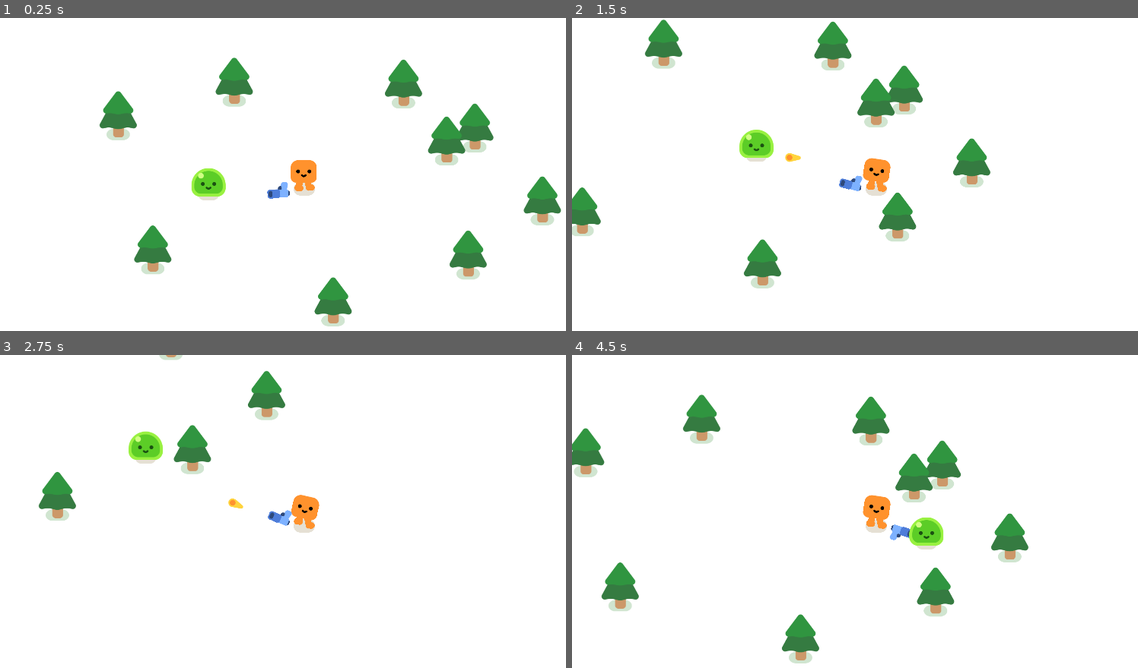
Above: before the commit, frames 1-4 (two rows, left to right).
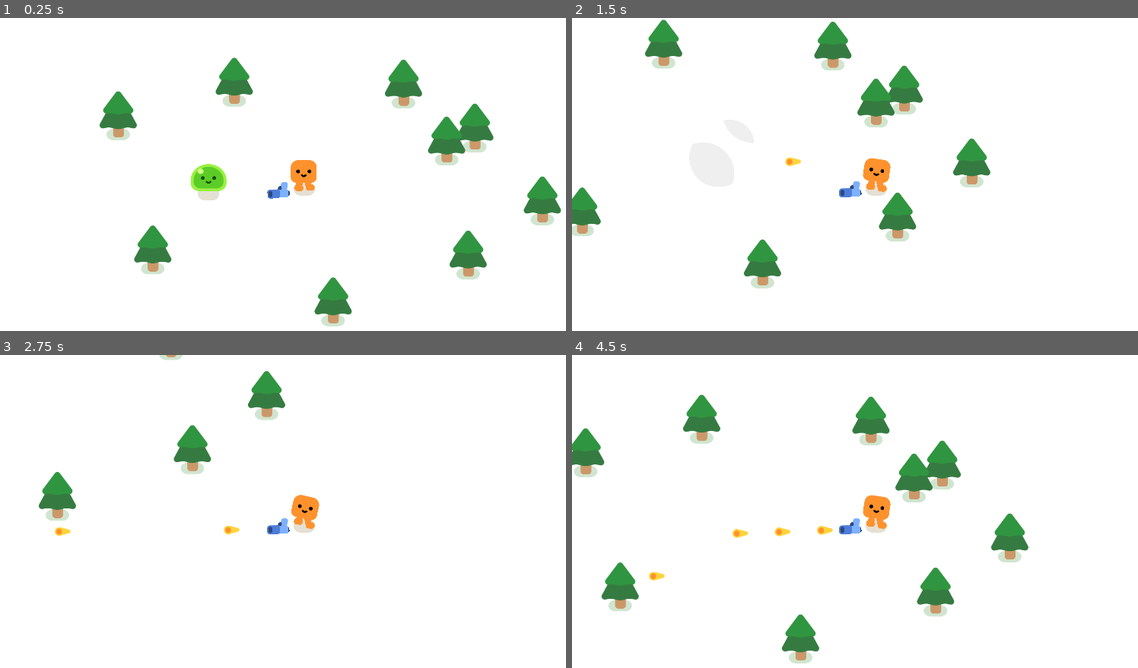
Above: after the commit, the same moments.

Repository: eapzzz/Vampire-Survivors-Like
Game: Godot game, scene res://survivors_game.tscn
Same seed, same stepped clock (60 frames per second), same inputs: the game is played once before the commit and once after it.
Inputs:
- Up to frame 1 (0.25 s): no input
- Up to frame 2 (1.5 s): hold D (move_right) 0.53-1.28 s; hold S (move_down) from 1.28 s (still down)
- Up to frame 3 (2.75 s): release S (move_down) at 2.03 s; hold D (move_right) from 2.03 s (still down)
- Up to frame 4 (4.5 s): release D (move_right) at 2.78 s; hold W (move_up) 2.78-3.53 s; hold A (move_left) from 3.53 s (still down)

The runs differ from the first frame. In frame 1, 0.4% of the frame differs, in the area x 33-41%, y 46-58%; in frame 2, 0.8%; in frame 3, 0.9%; in frame 4, 1.0%, in the area x 13-66%, y 51-73%.

Commit message:
feat: add health and hurt animations on mobs

Diff:
--- a/mob.gd
+++ b/mob.gd
@@ -3,6 +3,12 @@
 @onready var player = get_node("/root/Game/Player")
 
 var speed = 300.0
+var health = 3
+
+
+func _ready() -> void:
+	$Slime.play_walk()
+	pass
 
 
 func _physics_process(_delta: float) -> void:
@@ -10,3 +16,15 @@
 	velocity = direction * speed
 	move_and_slide()
 	pass
+
+
+func take_damage():
+	health -= 1
+	$Slime.play_hurt()
+	if health == 0:
+		queue_free()
+		const SMOKE_EXPLOSION = preload("uid://dhmhmrth6rdce")
+		var smoke = SMOKE_EXPLOSION.instantiate()
+		get_parent().add_child(smoke)
+		smoke.global_position = global_position
+	pass
